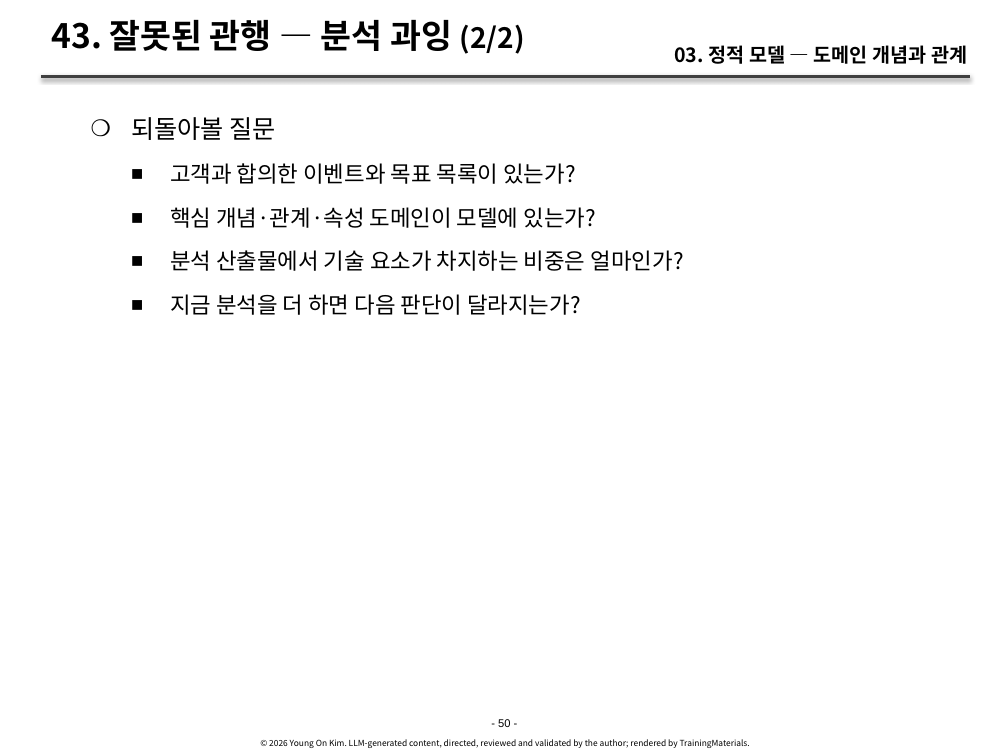
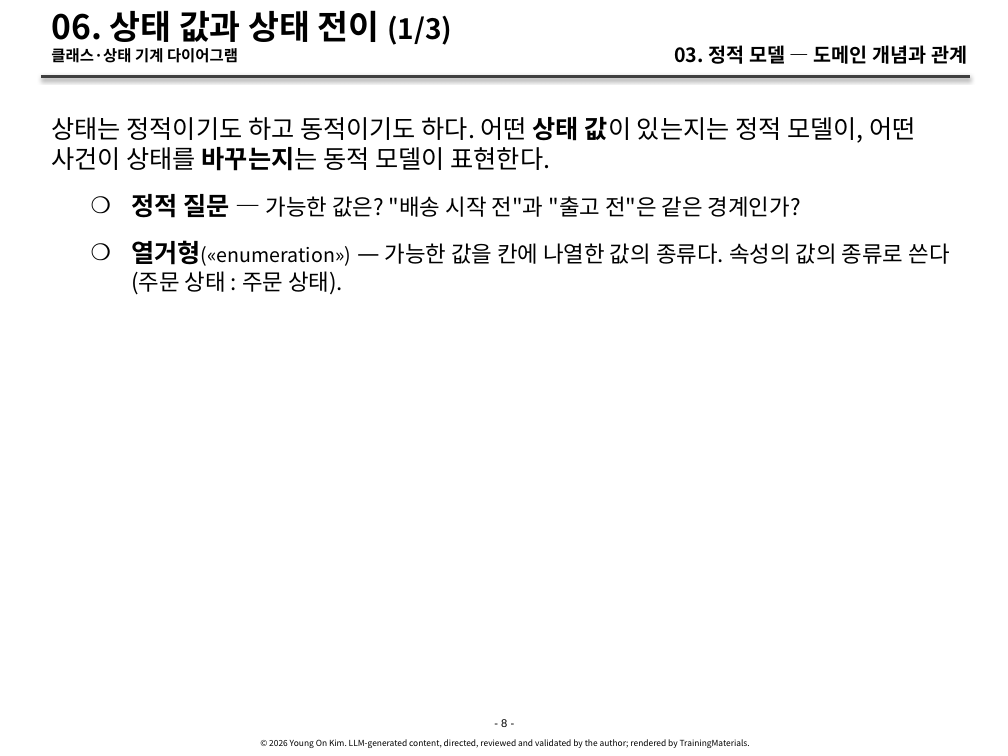
Before and after one commit to YoungSan77/TrainingMaterials, a slide deck: slide 8 of courses/ooad/sessions/s03.pptx (slide 50 before the commit). Drawn at 1008x756 pixels with LibreOffice and Linux fonts; fonts in the diff are those of the drawing. Boxes give left, top, right and bottom in pixels: in the first picture for what was removed or moved away, otherwise in the second. Text is boxed around its words. In the diff, an @@ line names an element or a change of style, - is before the commit and + after.

```diff
--- a/courses/ooad/sessions/s03.pptx
+++ b/courses/ooad/sessions/s03.pptx
@@ title at [51, 10, 452, 63]: text changed; size 24 to 11 pt @@
-43. 잘못된 관행 — 분석 과잉 (2/2)
+06. 상태 값과 상태 전이 (1/3)
+클래스·상태 기계 다이어그램
@@ text at [51, 117, 949, 295]: text changed; size 16 to 18 pt @@
-    ❍ 되돌아볼 질문
-      ■ 고객과 합의한 이벤트와 목표 목록이 있는가?
-      ■ 핵심 개념·관계·속성 도메인이 모델에 있는가?
-      ■ 분석 산출물에서 기술 요소가 차지하는 비중은 얼마인가?
-      ■ 지금 분석을 더 하면 다음 판단이 달라지는가?
+상태는 정적이기도 하고 동적이기도 하다. 어떤 상태 값이 있는지는 정적 모델이, 어떤 사건이 상태를 바꾸는지는 동적 모델이 표현한다.
+    ❍ 정적 질문 — 가능한 값은? "배송 시작 전"과 "출고 전"은 같은 경계인가?
+    ❍ 열거형(«enumeration») — 가능한 값을 칸에 나열한 값의 종류다. 속성의 값의 종류로 쓴다(주문 상태 : 주문 상태).
@@ text at [501, 719, 507, 727]: text changed @@
-- 50 -
+- 8 -
```
Also in this commit, not shown: 60 other slides changed, 5 slides added, 11 other files.
